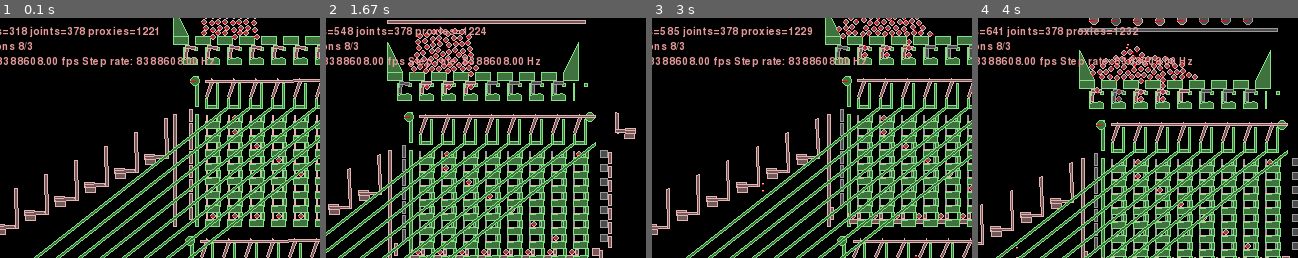
Above: before the commit, frames 1-4 (left to right).
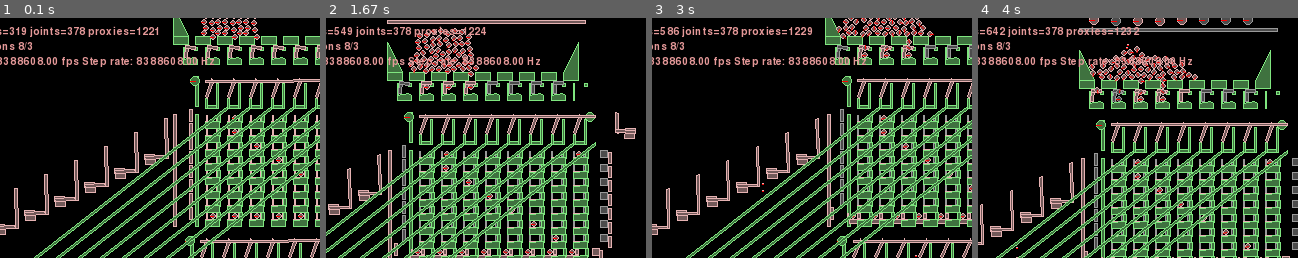
Above: after the commit, the same moments.

Repository: jmacarthur/box2d-ssem
Game: pygame game, started from main.py
Same seed, same stepped clock (60 frames per second), same inputs: the game is played once before the commit and once after it.
Inputs (mouse positions are % of the whole screen's width and height, from its top left):
- Up to frame 1 (0.1 s): no input
- Up to frame 2 (1.67 s): hold Right 0.33-0.8 s; move the mouse to (46, 54) at 0.37 s; hold Up 0.83-1.13 s; move the mouse to (50, 56) at 0.87 s; tap Space at 0.9, 1.23, 1.53 s; hold Right 1.17-1.63 s; move the mouse to (26, 51) at 1.2 s
- Up to frame 3 (3 s): hold Left 1.67-2.2 s; move the mouse to (60, 72) at 1.7 s; tap Space at 1.73, 2.03, 2.3, 2.63, 2.93 s; hold Down 2.23-2.53 s; move the mouse to (19, 73) at 2.27 s; hold Left 2.57-2.97 s; move the mouse to (87, 85) at 2.6 s
- Up to frame 4 (4 s): hold Up 3-3.37 s; move the mouse to (62, 59) at 3.03 s; tap Space at 3.07, 3.47, 3.77 s; hold Right from 3.4 s (still down); move the mouse to (52, 16) at 3.43 s
The pictures show only the part of the screen within x 18-68%, y 11-61%; the shares and areas given below are measured in that part.

The runs differ from the first frame. In frame 1, less than 0.1% of the frame differs, in the area x 6-9%, y 3-8%; in frame 2, 0.4%; in frame 3, 0.2%; in frame 4, 0.4%, in the area x 6-51%, y 3-8%.

Commit message:
Reset on load now works

Diff:
--- a/main.py
+++ b/main.py
@@ -816,7 +816,7 @@
         instruction_ready_point = 0.50
 
         # Cam 9: Resets accumulator on LDN.
-        follower_body = self.add_cam(900, 0, groundBody, 80, bumps=[(instruction_ready_point,0.02)], horizontal=True, reverse_direction=True, axis_offset=3)
+        follower_body = self.add_cam(900, 0, groundBody, 80, bumps=[(instruction_ready_point,0.02)], horizontal=True, reverse_direction=True, axis_offset=1)
         self.distance_joint(follower_body, self.instruction_inputs[LDN])
         # Attach LDN instruction output to reset bar
         self.distance_joint(accumulator_reset_lever, self.instruction_outputs[LDN])
